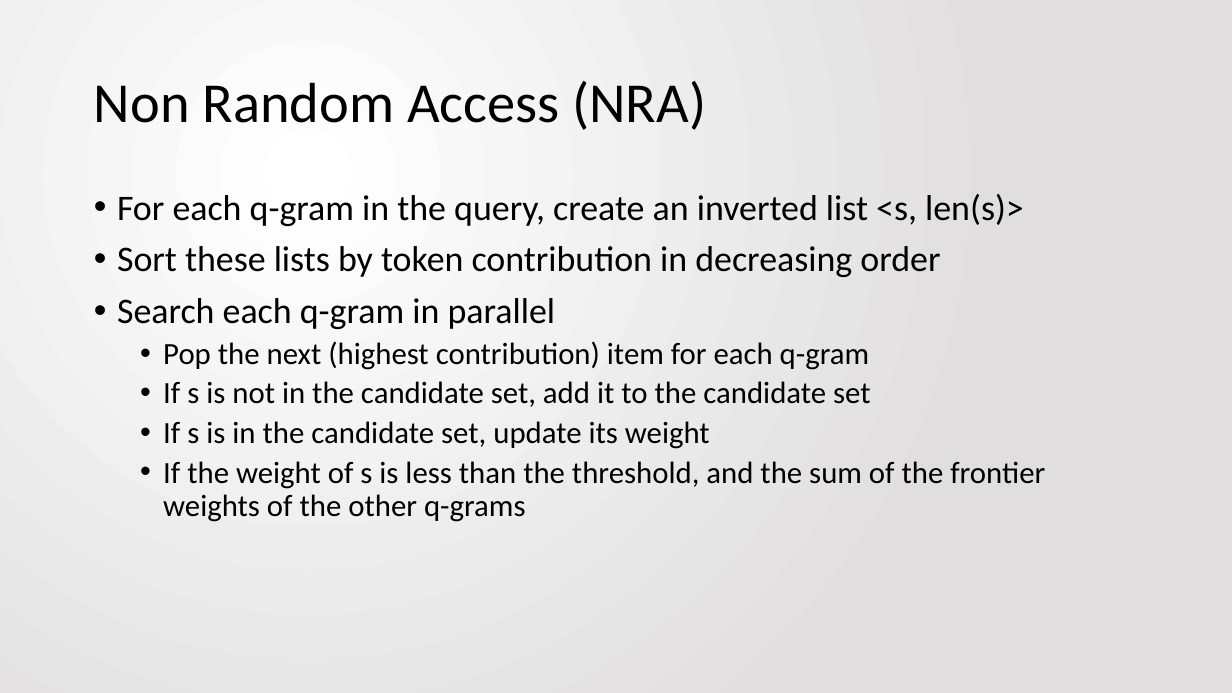
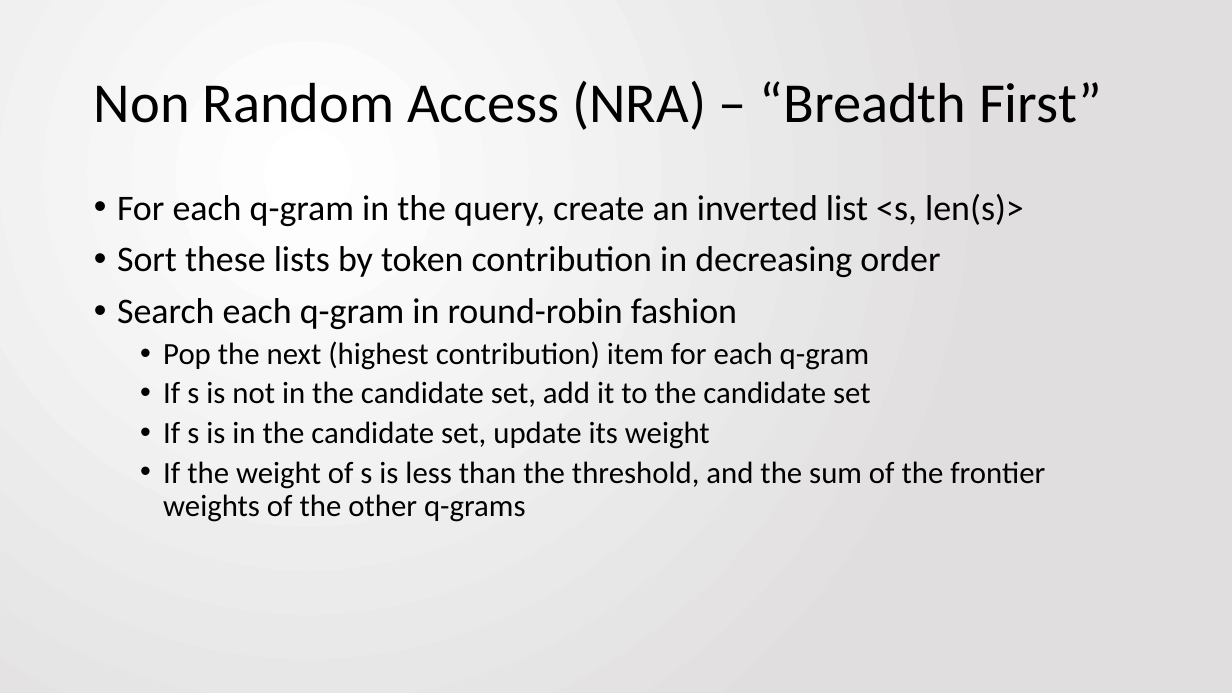
Before and after one commit to jbfitz/EECS405, a slide deck: slide 10 of Paper Presentation/EECS405.PattersonFitzpatrick.PaperPresentation.pptx (slide 8 before the commit). Drawn at 1232x693 pixels with LibreOffice and Linux fonts; fonts in the diff are those of the drawing. Boxes give left, top, right and bottom in pixels: in the first picture for what was removed or moved away, otherwise in the second. Text is boxed around its words. In the diff, an @@ line names an element or a change of style, - is before the commit and + after.

```diff
--- a/Paper Presentation/EECS405.PattersonFitzpatrick.PaperPresentation.pptx
+++ b/Paper Presentation/EECS405.PattersonFitzpatrick.PaperPresentation.pptx
@@ title at [94, 81, 1102, 130]: text changed @@
-Non Random Access (NRA)
+Non Random Access (NRA) – “Breadth First”
@@ text at [117, 298, 737, 329]: text changed @@
-• Search each q-gram in parallel
+• Search each q-gram in round-robin fashion
```
Also in this commit, not shown: 8 other slides changed, 5 slides added, 1 slide removed.
